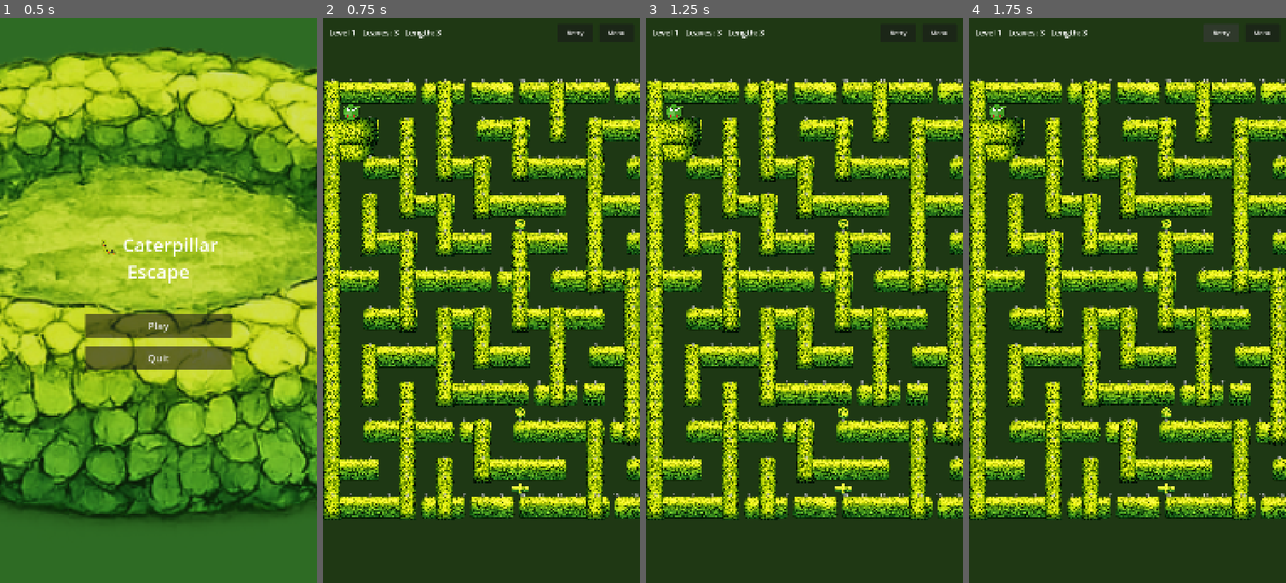
Above: before the commit, frames 1-4 (left to right).
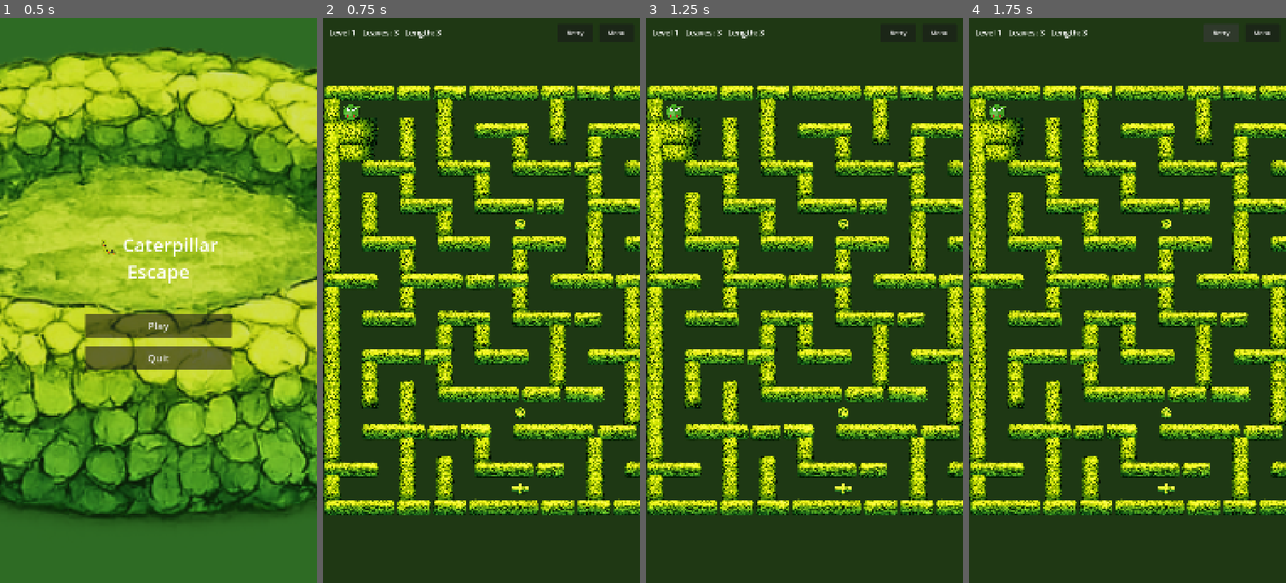
Above: after the commit, the same moments.

Repository: blago83/CaterpillarEscapeGame
Game: Godot game, scene res://scenes/MainMenu.tscn
Same seed, same stepped clock (60 frames per second), same inputs: the game is played once before the commit and once after it.
Inputs:
- Up to frame 1 (0.5 s): no input
- Up to frame 2 (0.75 s): click "Play" at 0.5 s
- Up to frame 3 (1.25 s): no input
- Up to frame 4 (1.75 s): click "Retry" at 1.25 s

Frame 1 is identical in both runs. In frame 2, 33% of the frame differs, in the area x 0-100%, y 10-89%; in frame 3, 33%; in frame 4, 33%.

Commit message:
No-overlap wall layout with spacing tweaks
- Horizontal runs placed as full Sprite2D pieces, scaled to fill run exactly
- Vertical pieces only at purely vertical cells (no junction overlap)
- Vertical pieces extend 10%+10px for better connectivity
- Horizontal pieces overlap 4px to close seams
- Simplified wall_tile.gd to vertical/center only

Diff:
--- a/scripts/level.gd
+++ b/scripts/level.gd
@@ -8,6 +8,13 @@
 const SpiderScript := preload("res://scripts/spider.gd")
 const ExitScript := preload("res://scripts/exit_portal.gd")
 const WallScript := preload("res://scripts/wall_tile.gd")
+
+# Horizontal piece textures – placed as full sprites along runs
+var _h_textures: Array[Texture2D] = [
+	preload("res://assets/tiles/horizontal.png"),
+	preload("res://assets/tiles/horizontal_2.png"),
+	preload("res://assets/tiles/horizontal_3.png"),
+]
 
 # Large mazes with consistent rectangular bounds.
 # Legend: # wall, . path, P player, L leaf, S spider, E exit
@@ -193,23 +200,36 @@
 			if row[x] == "#":
 				wall_set[Vector2i(x, y)] = true
 
-	# Pass 2: create walls
-	var wall_counter := 0
+	# Pass 2a: place horizontal runs as full piece sprites
 	for y in rows.size():
 		var row: String = rows[y]
-		var h_run_offset := 0
+		var run_start := -1
+		for x in range(row.length() + 1):
+			var is_wall := x < row.length() and row[x] == "#"
+			var cell := Vector2i(x, y)
+			var in_h_run := false
+			if is_wall:
+				in_h_run = wall_set.has(cell + Vector2i.LEFT) or wall_set.has(cell + Vector2i.RIGHT)
+			if in_h_run and run_start == -1:
+				run_start = x
+			elif not in_h_run and run_start != -1:
+				_place_h_run(y, run_start, x - 1)
+				run_start = -1
+
+	# Pass 2b: create wall nodes for vertical and isolated cells
+	for y in rows.size():
+		var row: String = rows[y]
 		for x in row.length():
 			if row[x] == "#":
 				var cell := Vector2i(x, y)
+				var has_t := wall_set.has(cell + Vector2i.UP)
+				var has_b := wall_set.has(cell + Vector2i.DOWN)
 				var has_l := wall_set.has(cell + Vector2i.LEFT)
 				var has_r := wall_set.has(cell + Vector2i.RIGHT)
-				if not has_l:
-					h_run_offset = 0
-				_make_wall(cell, wall_counter, h_run_offset if (has_l or has_r) else 0)
-				wall_counter += 1
-				h_run_offset += 1
-			else:
-				h_run_offset = 0
+				if (has_t or has_b) and not (has_l or has_r):
+					_make_wall_vert(cell)
+				elif not has_t and not has_b and not has_l and not has_r:
+					_make_wall_center(cell)
 
 	# Pass 3: non-wall entities
 	for y in rows.size():
@@ -250,18 +270,75 @@
 
 # ── Entity factories ──
 
-func _make_wall(cell: Vector2i, variant: int, h_run_offset: int) -> void:
+## Place full horizontal piece sprites along a run, never cutting any texture.
+## Pieces are scaled to exactly fill the run width with no overlap or overshoot.
+func _place_h_run(row: int, start_x: int, end_x: int) -> void:
+	var run_start_px := float(start_x) * CELL
+	var run_end_px := float(end_x + 1) * CELL
+	var run_width := run_end_px - run_start_px
+	var h := float(CELL)  # piece height = cell height, no overshoot
+
+	# First pass: compute natural widths and total to find scale factor
+	var natural_widths: Array[float] = []
+	var total_natural := 0.0
+	var idx := 0
+	var tmp_w := 0.0
+	while tmp_w < run_width - 0.1:
+		var tex: Texture2D = _h_textures[idx % _h_textures.size()]
+		var ratio := float(tex.get_width()) / float(tex.get_height())
+		var w := h * ratio
+		# Don't overshoot: if this piece would go past the end, stop
+		if tmp_w + w > run_width + w * 0.5:
+			break
+		natural_widths.append(w)
+		total_natural += w
+		tmp_w += w
+		idx += 1
+
+	# If no pieces fit (very short run), place one piece scaled to run width
+	if natural_widths.size() == 0:
+		var tex: Texture2D = _h_textures[0]
+		natural_widths.append(run_width)
+		total_natural = run_width
+
+	# Scale factor so pieces fill the run with slight overlap to close gaps
+	var h_overlap := 4.0  # px overlap between adjacent pieces
+	var total_with_overlap := total_natural - h_overlap * (natural_widths.size() - 1)
+	var scale_factor := run_width / total_with_overlap if total_with_overlap > 0.0 else 1.0
+
+	# Second pass: place pieces
+	var px := run_start_px
+	for i in natural_widths.size():
+		var tex: Texture2D = _h_textures[i % _h_textures.size()]
+		var w := natural_widths[i] * scale_factor
+
+		var sprite := Sprite2D.new()
+		sprite.texture = tex
+		sprite.position = Vector2(px + w * 0.5, float(row) * CELL + CELL * 0.5)
+		sprite.scale = Vector2(w / float(tex.get_width()), h / float(tex.get_height()))
+		sprite.z_index = row
+		maze_layer.add_child(sprite)
+
+		px += w - 4.0  # slight overlap to close gaps
+
+## Spawn a wall node that draws only a vertical piece.
+func _make_wall_vert(cell: Vector2i) -> void:
 	var node := Node2D.new()
 	node.set_script(WallScript)
 	node.position = _pos(cell)
-	node.set_meta("has_t", wall_set.has(cell + Vector2i.UP))
-	node.set_meta("has_b", wall_set.has(cell + Vector2i.DOWN))
-	node.set_meta("has_l", wall_set.has(cell + Vector2i.LEFT))
-	node.set_meta("has_r", wall_set.has(cell + Vector2i.RIGHT))
-	node.set_meta("variant", variant)
-	node.set_meta("h_run_offset", h_run_offset)
+	node.set_meta("mode", "vertical")
 	node.set_meta("cell_size", float(CELL))
-	node.z_index = cell.y  # higher rows render on top
+	node.z_index = cell.y
+	maze_layer.add_child(node)
+
+## Spawn a wall node that draws a center blob (isolated wall).
+func _make_wall_center(cell: Vector2i) -> void:
+	var node := Node2D.new()
+	node.set_script(WallScript)
+	node.position = _pos(cell)
+	node.set_meta("mode", "center")
+	node.set_meta("cell_size", float(CELL))
+	node.z_index = cell.y
 	maze_layer.add_child(node)
 
 func _make_leaf(cell: Vector2i) -> void:
--- a/scripts/wall_tile.gd
+++ b/scripts/wall_tile.gd
@@ -1,102 +1,19 @@
 extends Node2D
-## Wall tile renderer – composes walls from individual pieces.
-## Horizontal: uses 3 textures at natural aspect ratio, placed side by side.
-## Vertical: uses vertical-short.png with 20% overlap.
+## Wall tile renderer – draws only vertical or center (isolated) pieces.
+## Horizontal runs are placed as full Sprite2D nodes by level.gd.
 
-# ── Textures ─────────────────────────────────────────────────────────────────
-var _tex_h      := preload("res://assets/tiles/horizontal.png")
-var _tex_h2     := preload("res://assets/tiles/horizontal_2.png")
-var _tex_h3     := preload("res://assets/tiles/horizontal_3.png")
 var _tex_v      := preload("res://assets/tiles/vertical-short.png")
 var _tex_center := preload("res://assets/tiles/Center.png")
 
-const V_OVERLAP := 0.20  # 20% overlap between vertical pieces
-const H_SCALE   := 1.4   # horizontal pieces are 40% larger than cell
-
-# ── Draw ──────────────────────────────────────────────────────────────────────
 func _draw() -> void:
 	var cell_sz: float = get_meta("cell_size", 64.0)
-	var t: bool = get_meta("has_t", false)
-	var b: bool = get_meta("has_b", false)
-	var l: bool = get_meta("has_l", false)
-	var r: bool = get_meta("has_r", false)
+	var mode: String = get_meta("mode", "center")
+	var half := cell_sz * 0.5
 
-	var half := cell_sz * 0.5
-	var has_horiz := l or r
-	var has_vert := t or b
-
-	var v_extra := cell_sz * V_OVERLAP
-
-	# Draw horizontal pieces – laid out across the entire run, this cell
-	# only draws the portion that falls within its boundaries
-	if has_horiz:
-		_draw_horiz(cell_sz, half)
-
-	# Draw vertical arm(s) – full vertical-short piece with overlap
-	if has_vert:
-		var dest := Rect2(-half, -half - v_extra, cell_sz, cell_sz + v_extra * 2.0)
+	if mode == "vertical":
+		var v_pad := cell_sz * 0.10 + 10.0  # extend 10% + 10px to connect with neighbors
+		var dest := Rect2(-half, -half - v_pad, cell_sz, cell_sz + v_pad * 2.0)
 		draw_texture_rect(_tex_v, dest, false)
-
-	# Isolated wall – center blob
-	if not has_horiz and not has_vert:
+	else:
 		var dest := Rect2(-half, -half, cell_sz, cell_sz)
 		draw_texture_rect(_tex_center, dest, false)
-
-	# Debug label: run offset for horizontal, "v" or "c" otherwise
-	var font := ThemeDB.fallback_font
-	var label: String
-	if has_horiz:
-		label = str(int(get_meta("h_run_offset", 0)))
-	elif has_vert:
-		label = "v"
-	else:
-		label = "c"
-	var fs := 18
-	var y := -cell_sz * 0.55
-	draw_string(font, Vector2(-6, y + 1), label, HORIZONTAL_ALIGNMENT_CENTER, -1, fs, Color.BLACK)
-	draw_string(font, Vector2(-5, y), label, HORIZONTAL_ALIGNMENT_CENTER, -1, fs, Color.WHITE)
-
-## Lay out h1, h2, h3 pieces sequentially across the horizontal run.
-## This cell only draws the slice that falls within its own [-half, +half] x-range.
-func _draw_horiz(cell_sz: float, half: float) -> void:
-	var pieces: Array[Texture2D] = [_tex_h, _tex_h2, _tex_h3]
-	var h := cell_sz * H_SCALE
-
-	# Compute drawn widths at the target height, preserving aspect ratio
-	var widths: Array[float] = []
-	for tex in pieces:
-		var ratio := float(tex.get_width()) / float(tex.get_height())
-		widths.append(h * ratio)
-
-	var run_offset: int = int(get_meta("h_run_offset", 0))
-	var cell_start := float(run_offset) * cell_sz   # px from run start
-	var cell_end := cell_start + cell_sz
-
-	# Walk piece positions from start of run
-	var piece_x := 0.0
-	var piece_idx := 0
-	while piece_x < cell_end:
-		var idx := piece_idx % pieces.size()
-		var tex := pieces[idx]
-		var w := widths[idx]
-		var piece_end := piece_x + w
-
-		if piece_end > cell_start:
-			# Visible region inside this cell
-			var vis_start := maxf(piece_x, cell_start)
-			var vis_end := minf(piece_end, cell_end)
-			var local_x := vis_start - cell_start          # 0..cell_sz
-			var local_w := vis_end - vis_start
-
-			# Source region in texture pixels
-			var tex_w := float(tex.get_width())
-			var tex_h := float(tex.get_height())
-			var src_x := ((vis_start - piece_x) / w) * tex_w
-			var src_w := (local_w / w) * tex_w
-
-			var src_rect := Rect2(src_x, 0.0, src_w, tex_h)
-			var dest_rect := Rect2(local_x - half, -h * 0.5, local_w, h)
-			draw_texture_rect_region(tex, dest_rect, src_rect)
-
-		piece_x = piece_end
-		piece_idx += 1
